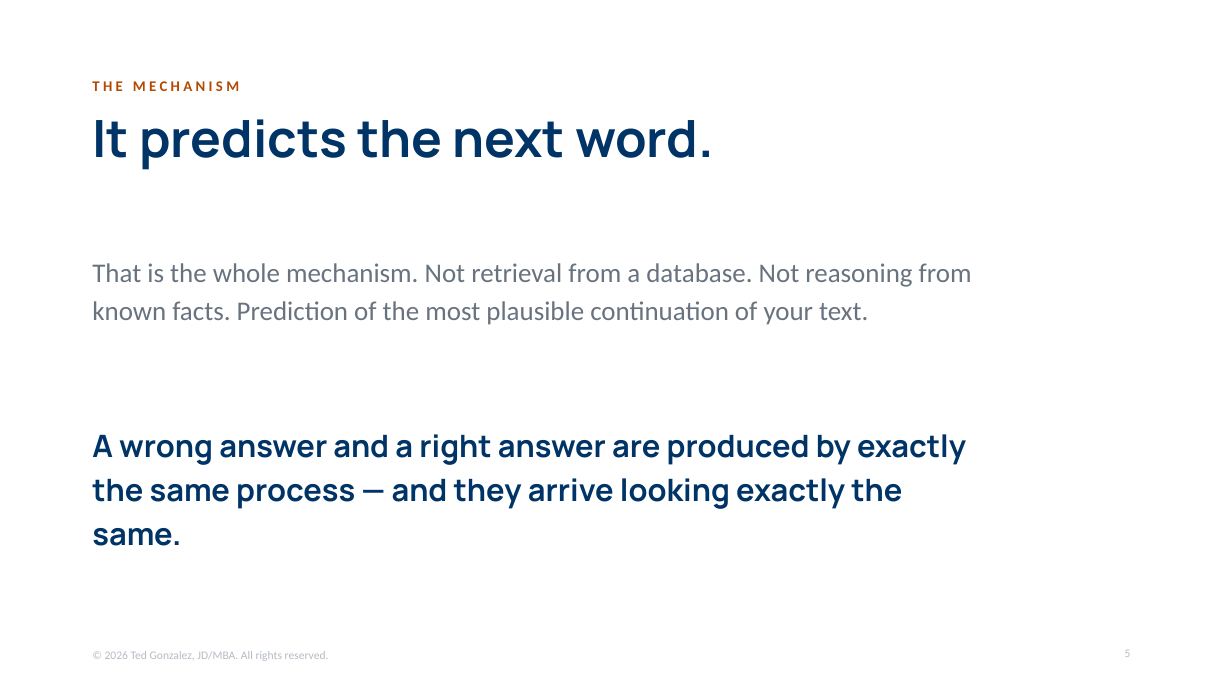
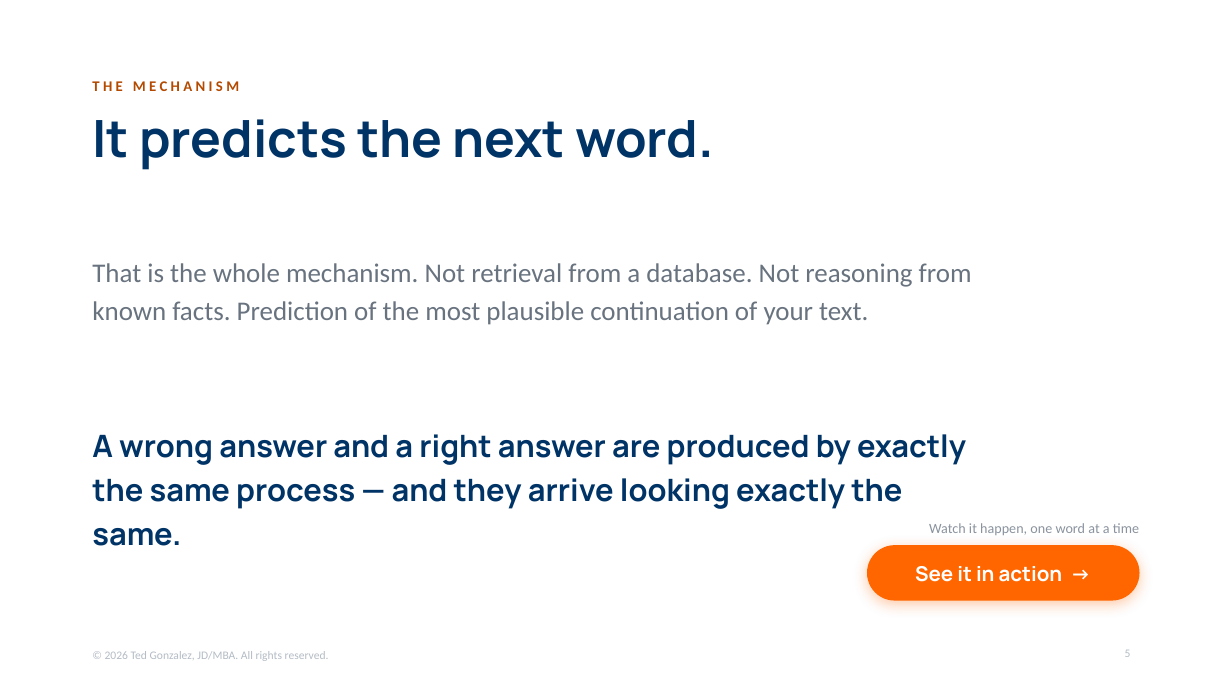
Before and after one commit to tedg145/mcc-professional-development, a slide deck: slide 5 of presentations/files/foundations.pptx. Drawn at 1232x693 pixels with LibreOffice and Linux fonts; fonts in the diff are those of the drawing. Boxes give left, top, right and bottom in pixels: in the first picture for what was removed or moved away, otherwise in the second. Text is boxed around its words. In the diff, an @@ line names an element or a change of style, - is before the commit and + after.

Commit message:
Foundations deck: add See it in action button to slide 5

```diff
--- a/presentations/files/foundations.pptx
+++ b/presentations/files/foundations.pptx
@@ text added at <box>929,523,1139,535</box>, 11 pt, text #8A939E @@
+Watch it happen, one word at a time
@@ rounded rectangle added at <box>867,545,1140,601</box>, fill #FF6600, 16 pt, text #FFFFFF, bold @@
+See it in action →
```
